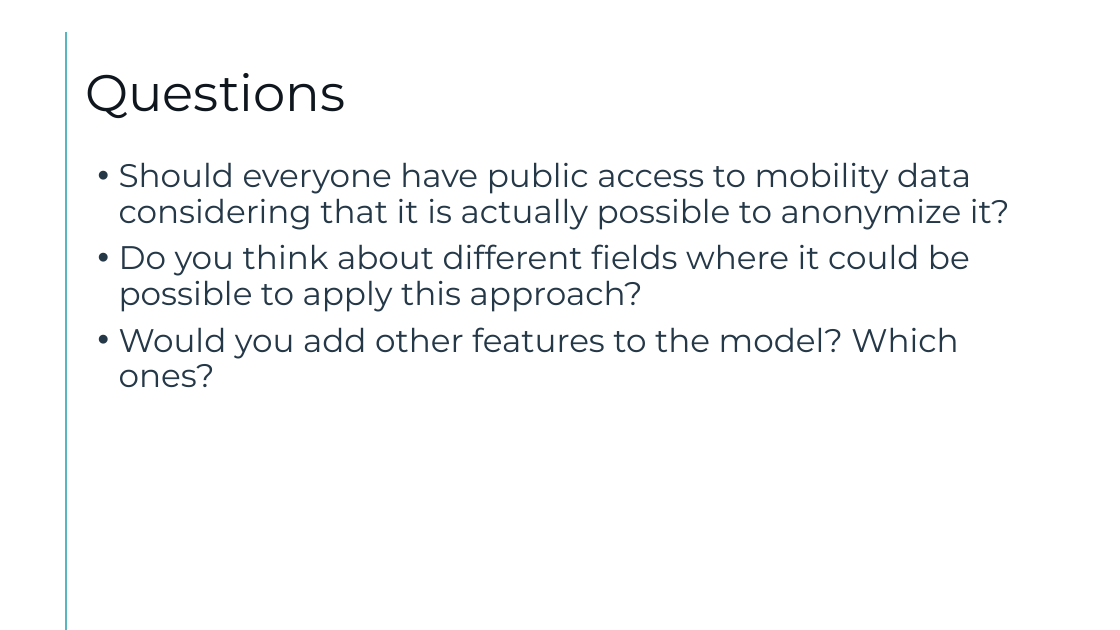
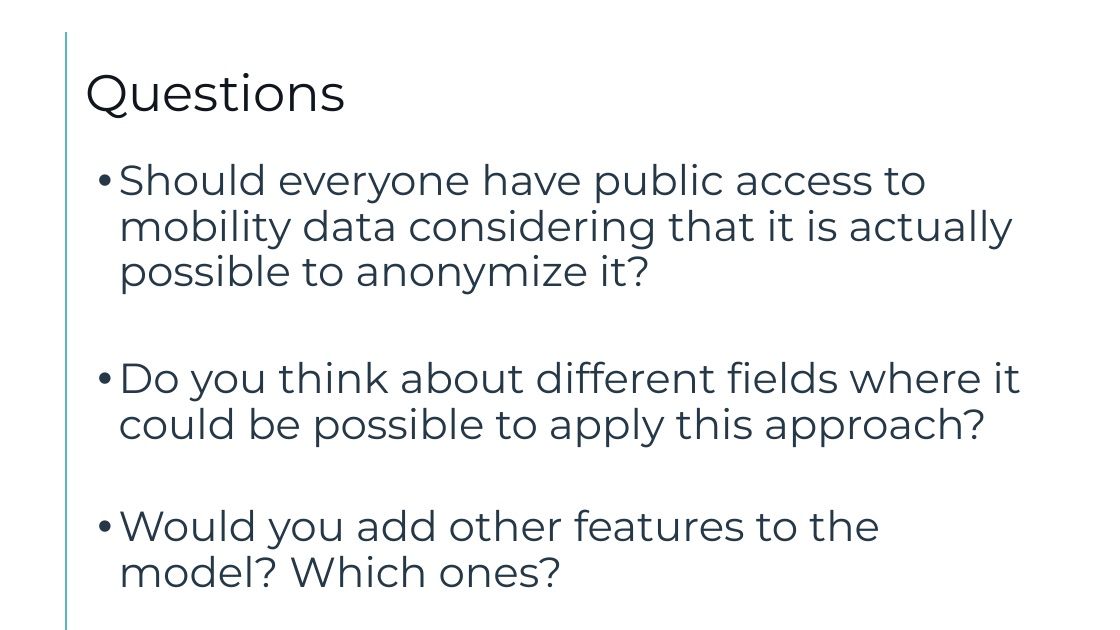
Before and after one commit to raffaeleb92/Presentation_GNN_COVID-19_Forecasting, a slide deck: slide 16 of 2021-Raffaele_Francesco_Barbagallo-COVID_19_Forecasting_GNN.pptx. Drawn at 1120x630 pixels with LibreOffice and Linux fonts; fonts in the diff are those of the drawing; background and template pictures are left out. Boxes give left, top, right and bottom in pixels: in the first picture for what was removed or moved away, otherwise in the second. Text is boxed around its words. In the diff, an @@ line names an element or a change of style, - is before the commit and + after.

```diff
--- a/2021-Raffaele_Francesco_Barbagallo-COVID_19_Forecasting_GNN.pptx
+++ b/2021-Raffaele_Francesco_Barbagallo-COVID_19_Forecasting_GNN.pptx
@@ text "Should everyone have public access ..." at <box>119,164,1021,550</box>: size 28 to 36 pt @@
```
Also in this commit, not shown: 5 other slides changed.
